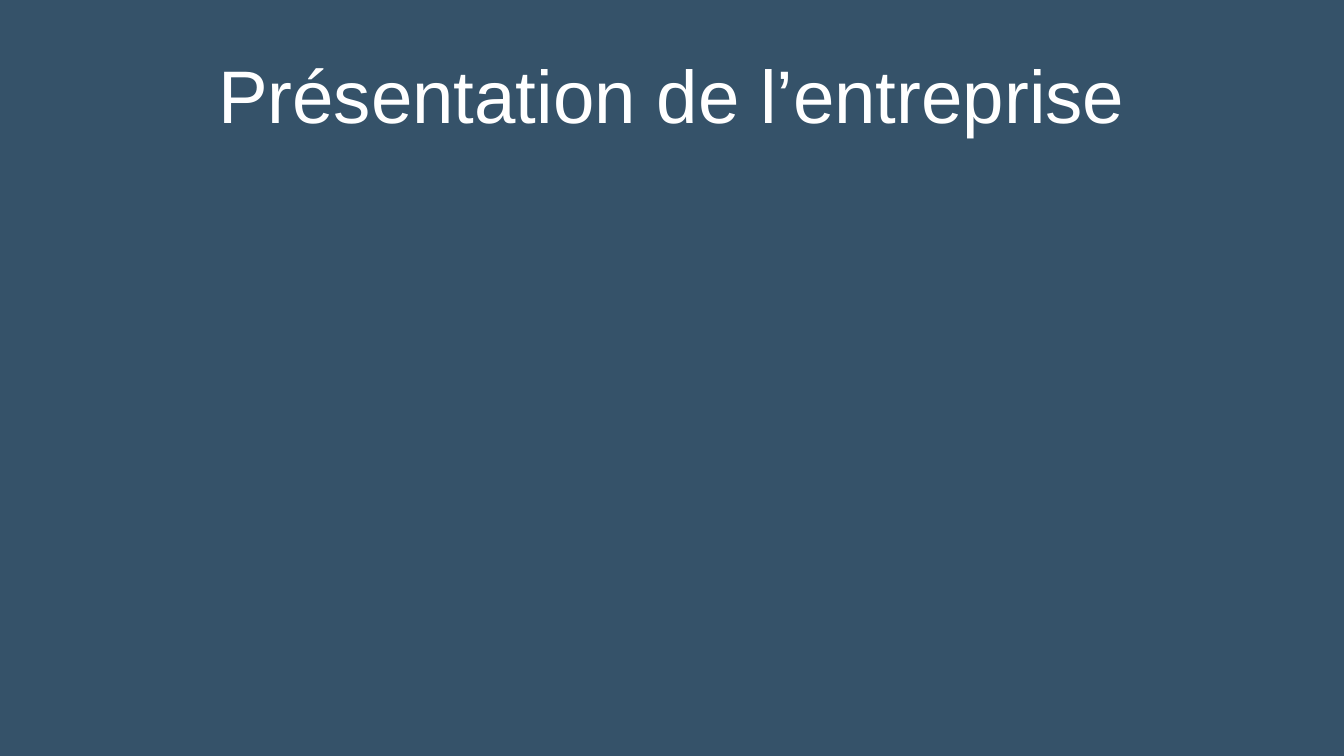
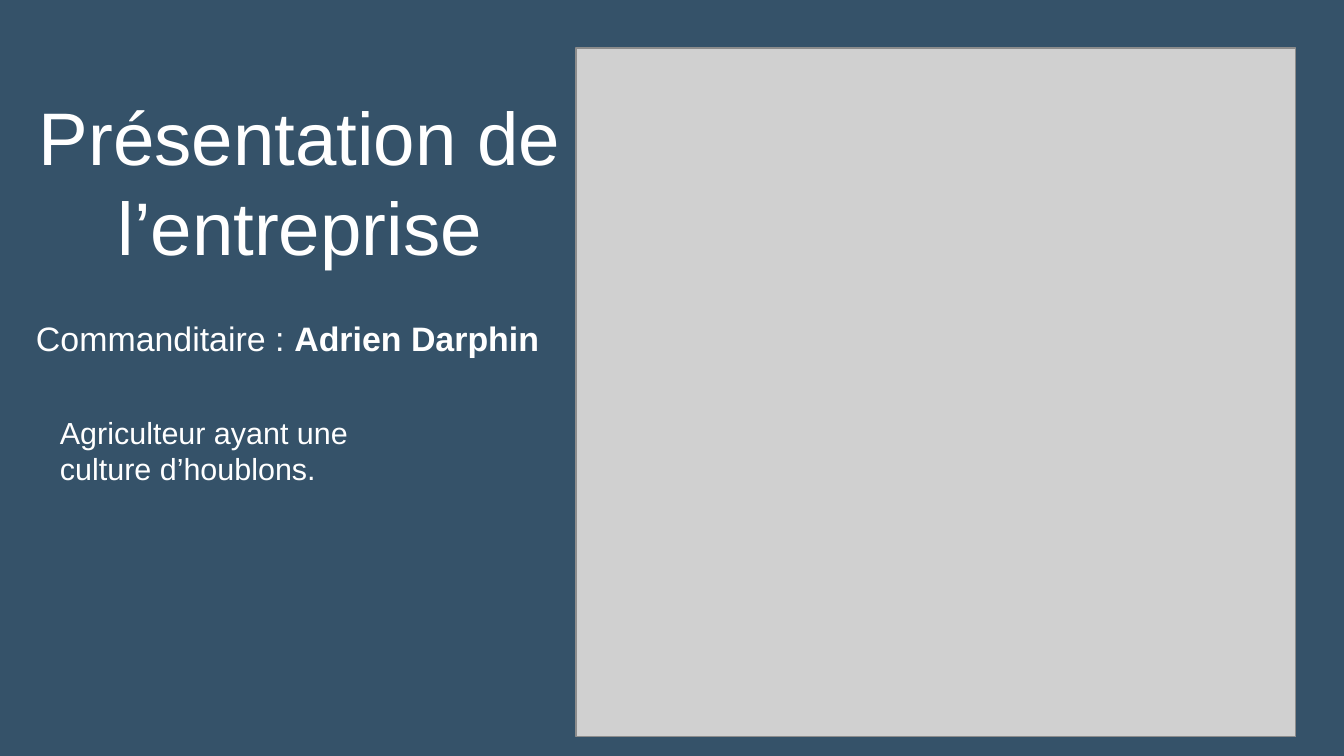
Before and after one commit to Sauvage89/sechoir-houblon, a slide deck: slide 2 of doc/diaporama/revue1.odp. Drawn at 1344x756 pixels with LibreOffice and Linux fonts; fonts in the diff are those of the drawing; grey boxes stand for pictures. Boxes give left, top, right and bottom in pixels: in the first picture for what was removed or moved away, otherwise in the second. Text is boxed around its words. In the diff, an @@ line names an element or a change of style, - is before the commit and + after.

Commit message:
doc: Ajout des diapo de présentation du projet, présentation de l'entreprise, materiel, logiciel et langage utilisé; ajout de la 'feuille de route' pour avoir un texte a suivre pour la présentation de la revue1

```diff
--- a/doc/diaporama/revue1.odp
+++ b/doc/diaporama/revue1.odp
@@ picture added at (x1=576, y1=48, x2=1296, y2=737) @@
@@ title "Présentation de l’entreprise" rewrapped from (x1=218, y1=68, x2=1124, y2=137) to (x1=39, y1=110, x2=560, y2=269) @@
@@ text added at (x1=36, y1=326, x2=539, y2=358), 20 pt, text #FFFFFF @@
+Commanditaire : Adrien Darphin
@@ text added at (x1=60, y1=422, x2=348, y2=481), 18 pt, text #FFFFFF @@
+Agriculteur ayant une culture d’houblons.
```
Also in this commit, not shown: 3 other slides changed, 1 slide added, 2 slides removed, 1 other file.
